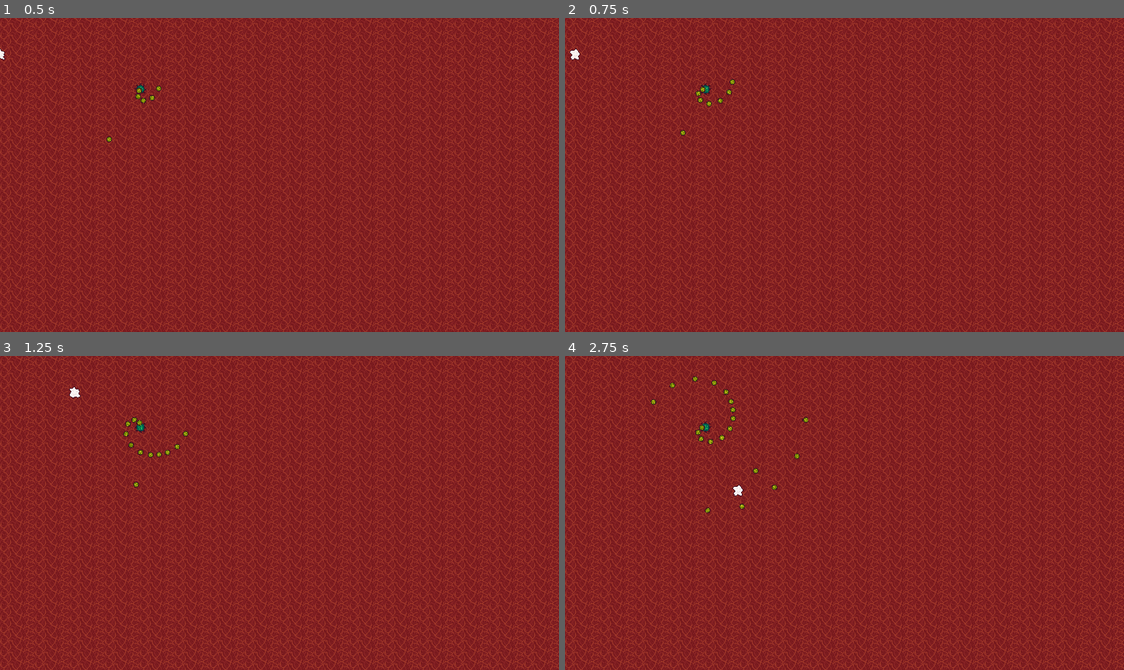
Above: before the commit, frames 1-4 (two rows, left to right).
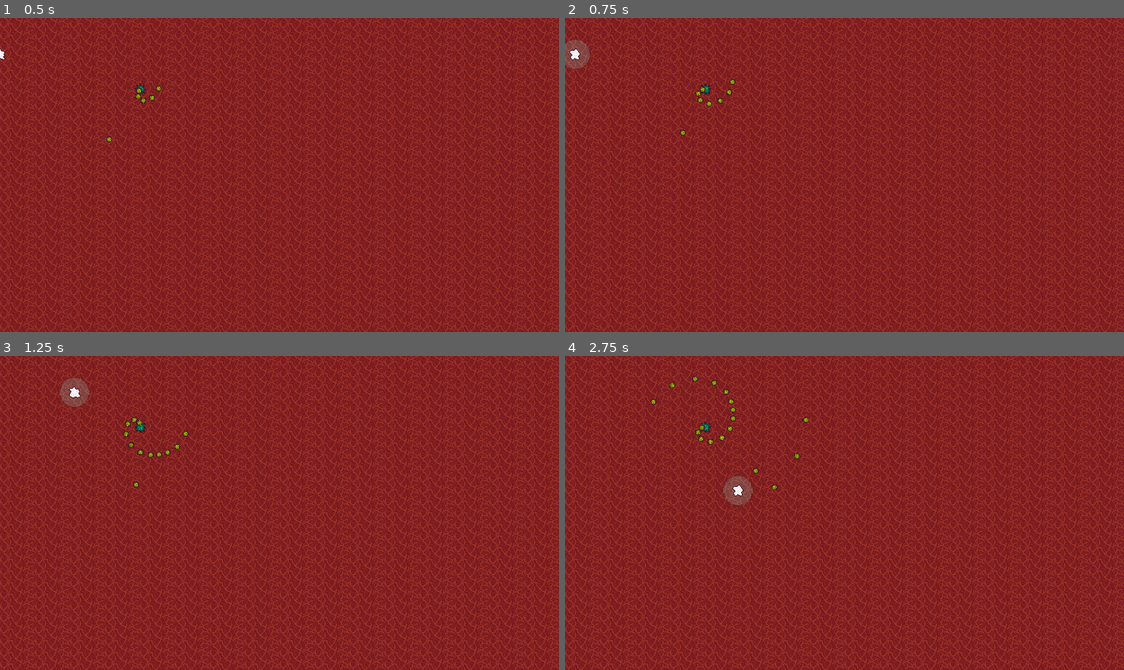
Above: after the commit, the same moments.

Repository: emrysshevek/anti-virus
Game: Godot game, scene res://tester.tscn
The game is run twice, just before and just after one commit, with the same random seed, the same clock (stepped at 60 frames per second) and the same inputs.
Inputs (mouse positions are in pixels of both pictures, inside the frame that each line leads up to):
- Up to frame 1 (0.5 s): no input
- Up to frame 2 (0.75 s): tap Enter at 0.5 s; move the mouse to (967, 159) at 0.52 s; hold D (move_right) from 0.53 s (still down); tap I (shield, bound only after the commit) at 0.6 s
- Up to frame 3 (1.25 s): keep holding D (move_right); click (402, 497) at 0.8 s
- Up to frame 4 (2.75 s): move the mouse to (732, 528) at 1.27 s; release D (move_right) at 1.28 s; hold S (move_down) 1.28-2.03 s; click (732, 528) at 1.35 s; tap U (unlock) at 1.55, 2.1 s; move the mouse to (900, 443) at 2.02 s; hold D (move_right) from 2.03 s (still down); tap I (shield, bound only after the commit) at 2.3 s

Frame 1 is identical in both runs. In frame 2, 0.3% of the frame differs, in the area x 0-5%, y 6-17%; in frame 3, 0.3%; in frame 4, 0.4%, in the area x 25-34%, y 38-51%.

Commit message:
Added Shield ability to the game

Diff:
--- /dev/null
+++ b/components/abilities/shield_ability.gd
@@ -0,0 +1,40 @@
+extends Area2D
+class_name ShieldAbility
+
+@export var shield_cooldown := 1.0
+@export var is_unlocked: bool = false
+
+@onready var shield_timer = $shield_timer
+@onready var shield_shape = $shield_shape
+@onready var shield_art = $shield_art
+
+var is_on_cooldown: bool = false
+
+
+func _ready():
+    shield_timer.one_shot = true
+    shield_timer.wait_time = shield_cooldown
+    shield_shape.disabled = true
+    shield_art.visible = false
+
+func _on_area_entered(area:Area2D):
+    if area is Projectile:
+        print("you destroyed a projectile!")
+        area.queue_free()
+
+func activate_shield():
+    if not is_on_cooldown:
+        shield_shape.disabled = false
+        shield_art.visible = true
+        is_on_cooldown = true
+        shield_timer.start()
+        print("Activated")
+
+func deactivate_shield():
+    shield_shape.disabled = true
+    shield_art.visible = false
+    is_on_cooldown = false
+    print("Deactivated")
+
+func _on_shield_timer_timeout():
+    deactivate_shield()
--- /dev/null
+++ b/components/abilities/shield_ability.tscn
@@ -0,0 +1,27 @@
+[gd_scene load_steps=4 format=3 uid="uid://cpcto8eyq00ad"]
+
+[ext_resource type="Texture2D" uid="uid://d0nvdgi3enfno" path="res://assets/shield_01.png" id="1_k7ujx"]
+[ext_resource type="Script" path="res://components/abilities/shield_ability.gd" id="1_o1q6t"]
+
+[sub_resource type="CircleShape2D" id="CircleShape2D_h0den"]
+
+[node name="shield_ability" type="Area2D"]
+collision_layer = 3
+collision_mask = 3
+script = ExtResource("1_o1q6t")
+
+[node name="shield_art" type="Sprite2D" parent="."]
+self_modulate = Color(1, 1, 1, 0.172549)
+texture_filter = 1
+scale = Vector2(1.35, 1.35)
+texture = ExtResource("1_k7ujx")
+
+[node name="shield_shape" type="CollisionShape2D" parent="."]
+scale = Vector2(2, 2)
+shape = SubResource("CircleShape2D_h0den")
+
+[node name="shield_timer" type="Timer" parent="."]
+one_shot = true
+
+[connection signal="area_entered" from="." to="." method="_on_area_entered"]
+[connection signal="timeout" from="shield_timer" to="." method="_on_shield_timer_timeout"]
--- a/project.godot
+++ b/project.godot
@@ -69,8 +69,8 @@
 }
 shield={
 "deadzone": 0.5,
-"events": [Object(InputEventMouseButton,"resource_local_to_scene":false,"resource_name":"","device":0,"window_id":0,"alt_pressed":false,"shift_pressed":false,"ctrl_pressed":false,"meta_pressed":false,"button_mask":0,"position":Vector2(0, 0),"global_position":Vector2(0, 0),"factor":1.0,"button_index":1,"canceled":false,"pressed":false,"double_click":false,"script":null)
-]
+"events": [Object(InputEventKey,"resource_local_to_scene":false,"resource_name":"","device":0,"window_id":0,"alt_pressed":false,"shift_pressed":false,"ctrl_pressed":false,"meta_pressed":false,"pressed":false,"keycode":0,"physical_keycode":73,"key_label":0,"unicode":105,"location":0,"echo":false,"script":null)
+, null]
 }
 
 [layer_names]
--- a/scenes/enemy/projectile.gd
+++ b/scenes/enemy/projectile.gd
@@ -12,6 +12,5 @@
 func _on_body_entered(body:Node2D) -> void:
 	if not body.is_in_group("player"):
 		return
-	#body.queue_free()
 	body.take_damage(damage)
 	queue_free()
--- a/scenes/enemy/projectile.tscn
+++ b/scenes/enemy/projectile.tscn
@@ -12,7 +12,7 @@
 texture_filter = 3
 collision_layer = 2
 script = ExtResource("1_mof1l")
-damage = null
+damage = 5
 
 [node name="Sprite2D" type="Sprite2D" parent="."]
 texture = ExtResource("2_embdi")
--- a/scenes/player/player.gd
+++ b/scenes/player/player.gd
@@ -20,6 +20,7 @@
 const move_snap = 2
 
 @onready var dash_ability: DashAbility = $DashAbility
+@onready var shield_ability: ShieldAbility = $ShieldAbility
 
 var input = Vector2.ZERO
 
@@ -67,6 +68,9 @@
 		var dash_dir = input_dir if input_dir != Vector2.ZERO else velocity.normalized()
 		dash_ability.start_dash(dash_dir)
 
+	if Input.is_action_just_pressed("shield"):
+		shield_ability.activate_shield()
+
 	velocity = dash_ability.update_dash(delta,velocity)
 
 	if not dash_ability.is_dashing:
--- a/scenes/player/player.tscn
+++ b/scenes/player/player.tscn
@@ -1,10 +1,11 @@
-[gd_scene load_steps=11 format=3 uid="uid://v4nfvxokwuq4"]
+[gd_scene load_steps=12 format=3 uid="uid://v4nfvxokwuq4"]
 
 [ext_resource type="Script" path="res://scenes/player/player.gd" id="1_to4eo"]
 [ext_resource type="Resource" uid="uid://c75dnqr6kgfvo" path="res://scenes/player/player_data.tres" id="2_wei58"]
 [ext_resource type="PackedScene" uid="uid://c0jst2x5la5hu" path="res://scenes/player/hurtbox.tscn" id="3_0yg16"]
 [ext_resource type="Texture2D" uid="uid://cvqg8onsc8p1e" path="res://scenes/player/player.png" id="3_vbhxh"]
 [ext_resource type="Script" path="res://components/abilities/dash_ability.gd" id="5_d1tlo"]
+[ext_resource type="PackedScene" uid="uid://cpcto8eyq00ad" path="res://components/abilities/shield_ability.tscn" id="6_kjbor"]
 
 [sub_resource type="CircleShape2D" id="CircleShape2D_ddd3e"]
 radius = 70.0
@@ -85,5 +86,8 @@
 [node name="DashAbility" type="Node" parent="."]
 script = ExtResource("5_d1tlo")
 
+[node name="ShieldAbility" parent="." instance=ExtResource("6_kjbor")]
+is_unlocked = true
+
 [connection signal="area_entered" from="hurtbox" to="." method="_on_hurtbox_area_entered"]
 [connection signal="area_entered" from="analyzation_area" to="." method="_on_analyzation_area_area_entered"]
--- a/tester.tscn
+++ b/tester.tscn
@@ -39,3 +39,4 @@
 
 [node name="Projectile" parent="." instance=ExtResource("3_scpha")]
 position = Vector2(125, 168)
+damage = 10
Binary file added: assets/shield_01.png
Not shown, added: assets/shield_01.png.import
